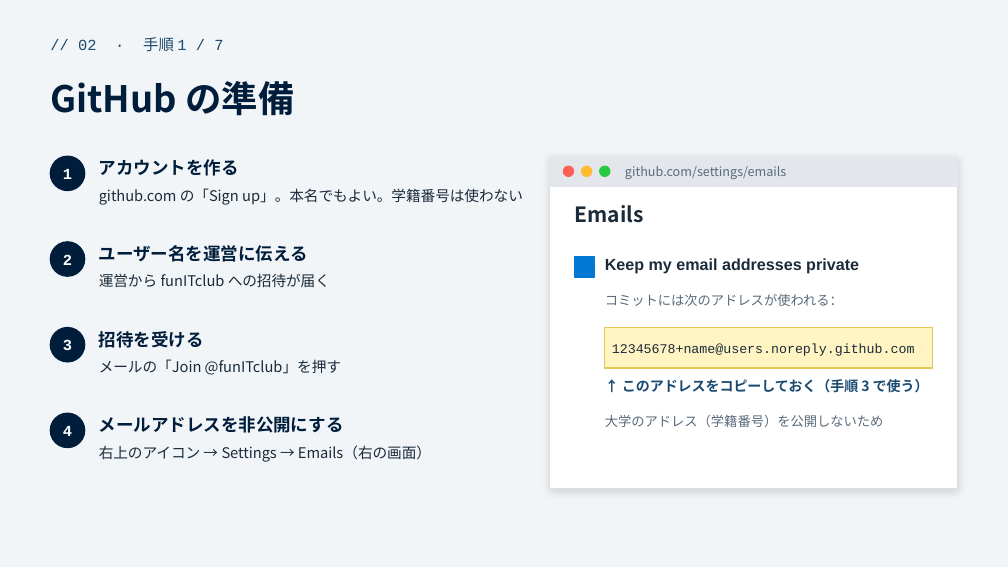
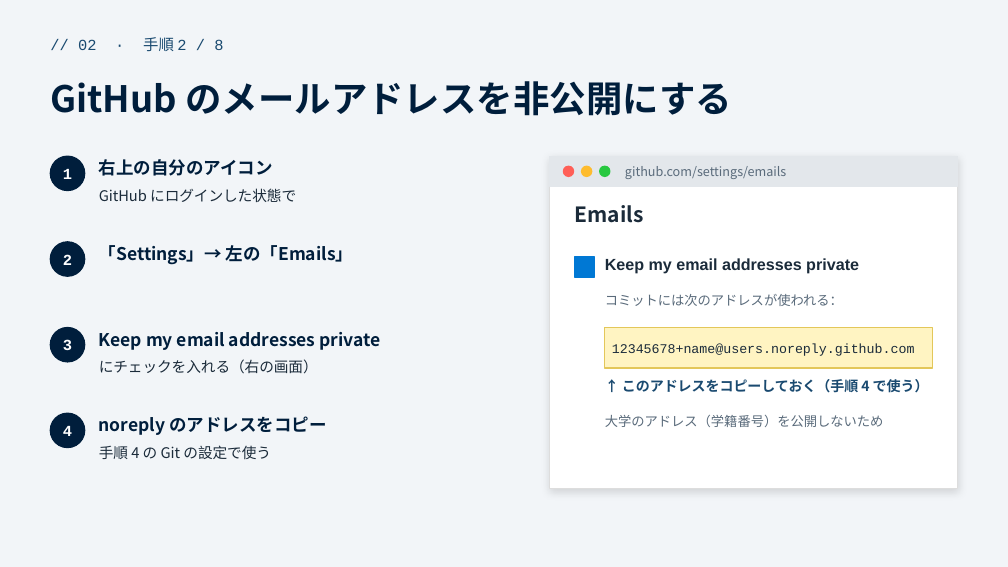
Before and after one commit to funITclub/homepage, a slide deck: slide 5 of docs/WG立ち上げガイド/02_パソコンの準備.pptx (slide 4 before the commit). Drawn at 1008x567 pixels with LibreOffice and Linux fonts; fonts in the diff are those of the drawing; background and template pictures are left out. Boxes give left, top, right and bottom in pixels: in the first picture for what was removed or moved away, otherwise in the second. Text is boxed around its words. In the diff, an @@ line names an element or a change of style, - is before the commit and + after.

```diff
--- a/docs/WG立ち上げガイド/02_パソコンの準備.pptx
+++ b/docs/WG立ち上げガイド/02_パソコンの準備.pptx
@@ text at [78,37,223,51]: text changed @@
-// 02 · 手順 1 / 7
+// 02 · 手順 2 / 8
@@ text at [50,81,732,116]: text changed; size 12.5 to 26 pt @@
-メールアドレスを非公開にする
+GitHub のメールアドレスを非公開にする
@@ text "GitHub のメールアドレスを非公開にする" at [50,81,732,116]: vertical alignment top to middle @@
@@ text removed at [50,81,294,116] @@
-GitHub の準備
@@ text at [99,159,273,176]: text changed @@
-アカウントを作る
+右上の自分のアイコン
@@ text at [99,188,296,202]: text changed @@
-github.com の「Sign up」。本名でもよい。学籍番号は使わない
+GitHub にログインした状態で
@@ text at [99,245,353,265]: text changed @@
-ユーザー名を運営に伝える
+「Settings」→ 左の「Emails」
@@ text removed at [99,273,330,287] @@
-運営から funITclub への招待が届く
@@ text at [99,332,380,350]: text changed @@
-招待を受ける
+Keep my email addresses private
@@ text at [99,359,318,374]: text changed @@
-メールの「Join @funITclub」を押す
+にチェックを入れる（右の画面）
@@ text at [622,379,929,393]: text changed @@
-↑ このアドレスをコピーしておく（手順 3 で使う）
+↑ このアドレスをコピーしておく（手順 4 で使う）
@@ text added at [99,416,326,435], 12.5 pt, text #001E3C, bold @@
+noreply のアドレスをコピー
@@ text at [99,445,271,459]: text changed @@
-右上のアイコン → Settings → Emails（右の画面）
+手順 4 の Git の設定で使う
```
Also in this commit, not shown: 9 other slides changed, 1 slide added, 4 other files.
